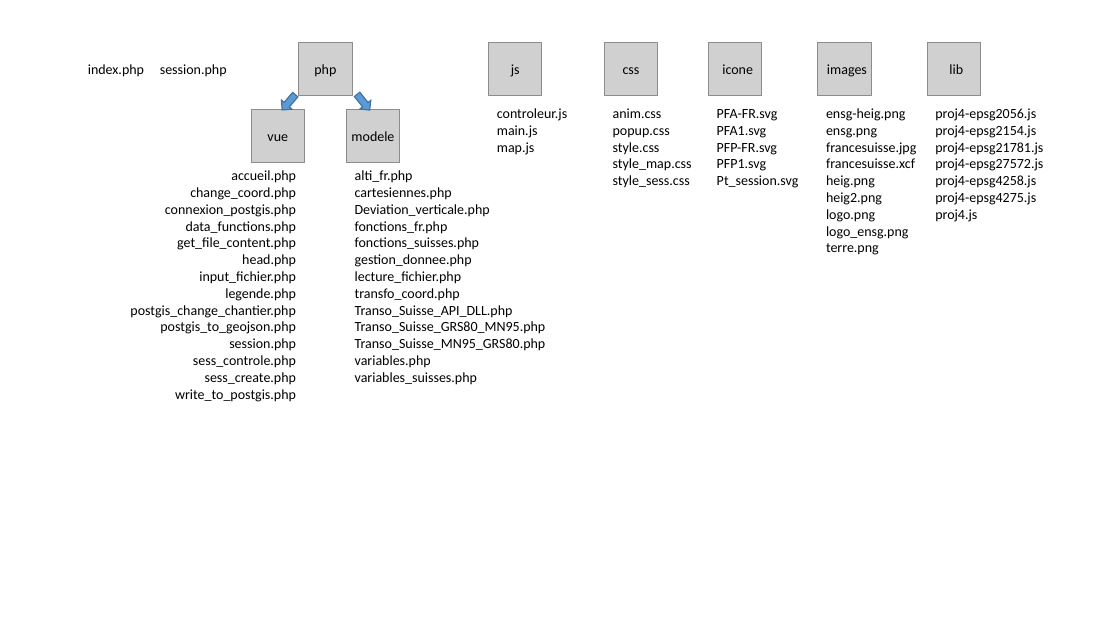
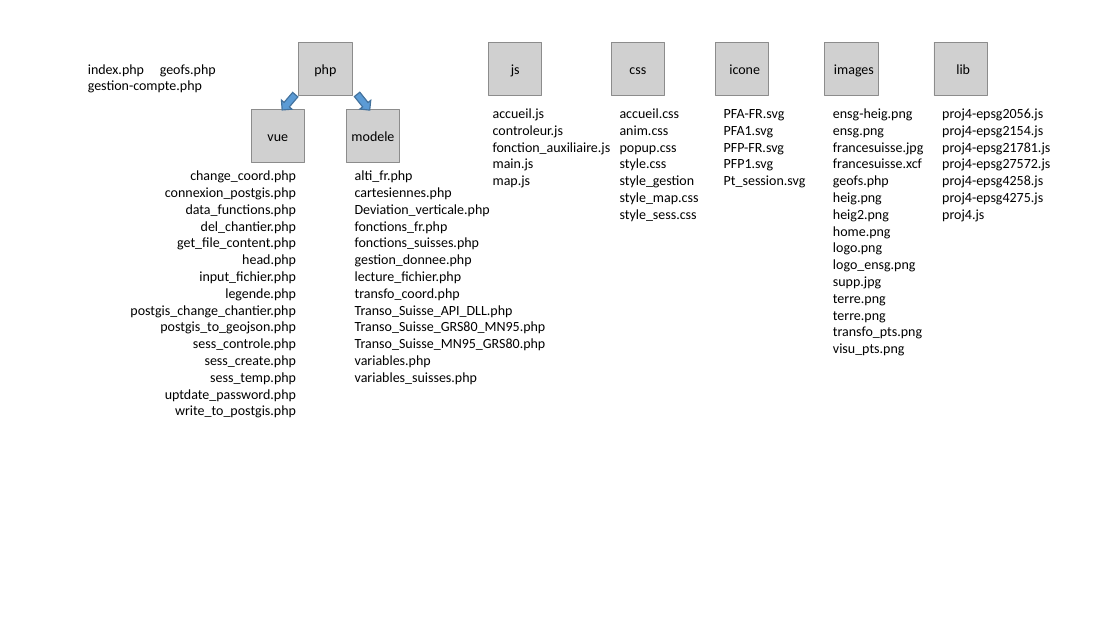
Before and after one commit to Pepiito/ProjetDev, a slide deck: slide 1 of docs/Figure/figure-arboresence.pptx. Drawn at 1120x630 pixels with LibreOffice and Linux fonts; fonts in the diff are those of the drawing; grey boxes stand for pictures. Boxes give left, top, right and bottom in pixels: in the first picture for what was removed or moved away, otherwise in the second. Text is boxed around its words. In the diff, an @@ line names an element or a change of style, - is before the commit and + after.

Commit message:
rapport-presentation

```diff
--- a/docs/Figure/figure-arboresence.pptx
+++ b/docs/Figure/figure-arboresence.pptx
@@ text at [88, 64, 216, 93]: text changed @@
-index.php session.php
+index.php geofs.php gestion-compte.php
@@ text at [493, 108, 545, 121]: paragraph added @@
+accueil.js
@@ text "accueil.css": place and size @@
-text "accueil.css" at [613, 108, 692, 188]
+text "accueil.css" at [620, 108, 699, 222]
@@ text at [620, 108, 680, 118]: paragraph added @@
+accueil.css
@@ 3 texts, 1 picture: place and size @@
-3 texts, 1 picture at [623, 42, 799, 188]
+3 texts, 1 picture at [629, 42, 806, 188]
@@ text "ensg-heig.png": place and size @@
-text "ensg-heig.png" at [826, 108, 916, 255]
+text "ensg-heig.png" at [833, 108, 923, 356]
@@ 3 pictures, 3 texts: place and size @@
-3 pictures, 3 texts at [605, 42, 1043, 222]
+3 pictures, 3 texts at [612, 42, 1050, 222]
@@ text at [493, 142, 611, 155]: paragraph added @@
+fonction_auxiliaire.js
@@ text at [231, 170, 296, 183]: paragraph removed @@
-accueil.php
@@ text at [620, 175, 695, 188]: paragraph added @@
+style_gestion
@@ text at [833, 175, 889, 188]: paragraph added @@
+geofs.php
@@ text at [201, 221, 296, 234]: paragraph added @@
+del_chantier.php
@@ text at [833, 226, 891, 239]: paragraph added @@
+home.png
@@ text at [833, 276, 881, 289]: paragraph added @@
+supp.jpg
@@ text at [833, 311, 922, 356]: paragraphs added @@
+terre.png
+transfo_pts.png
+visu_pts.png
@@ text at [229, 338, 296, 351]: paragraph removed @@
-session.php
@@ text at [165, 372, 296, 402]: paragraphs added @@
+sess_temp.php
+uptdate_password.php
```
Also in this commit, not shown: 3 other files.
